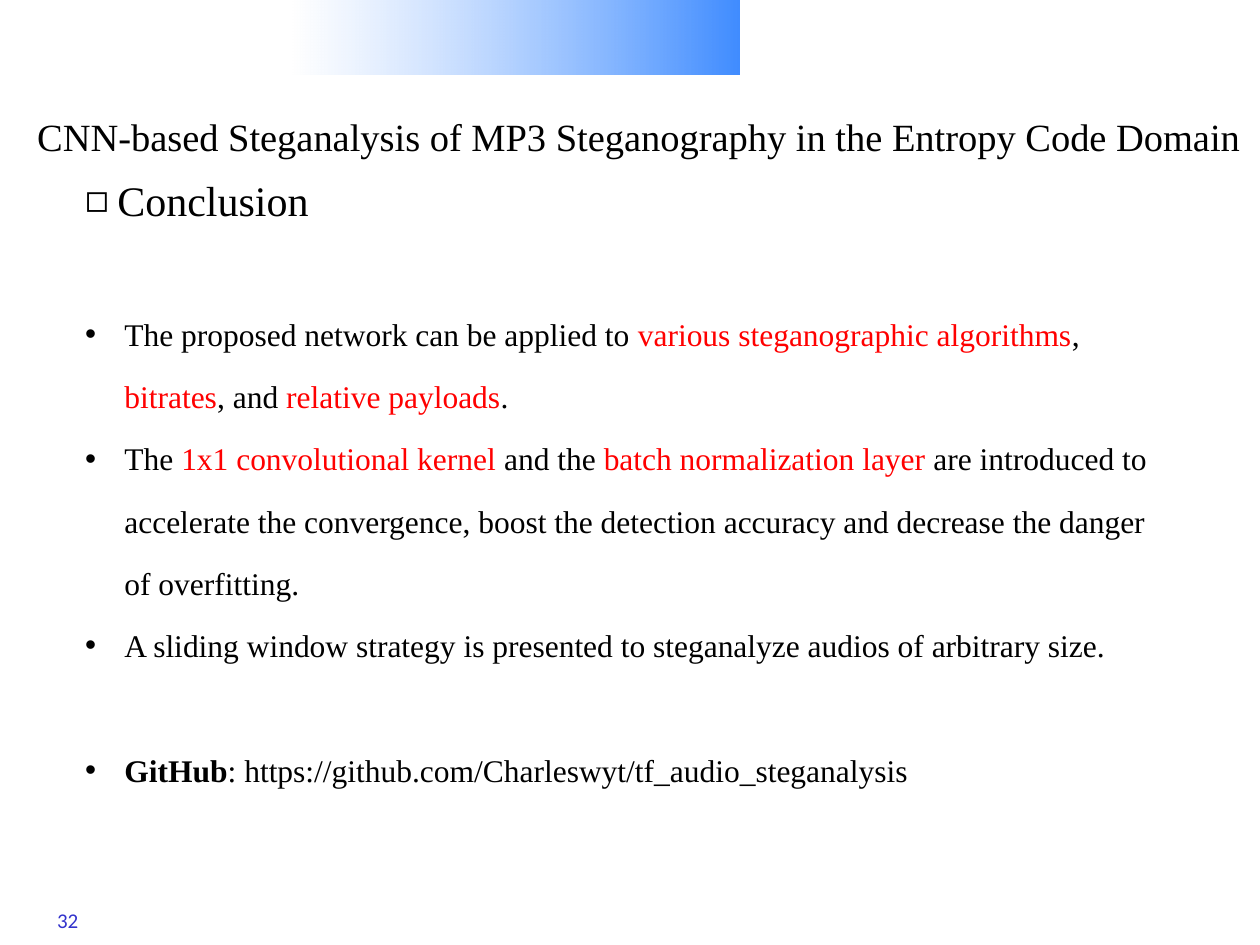
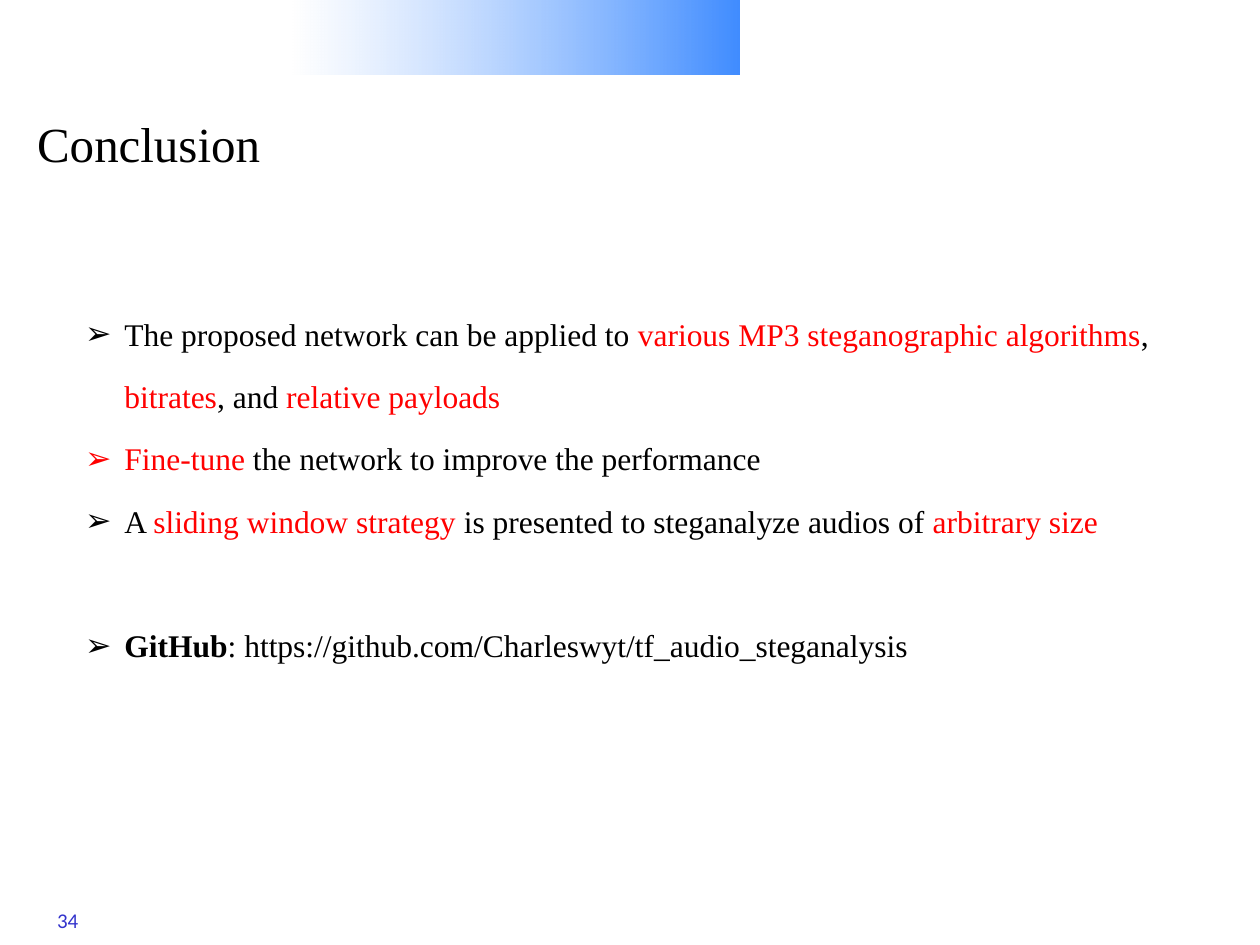
Before and after one commit to Charleswyt/tf_audio_steganalysis, a slide deck: slide 34 of CNN-based Steganalysis of MP3 Steganography in the Entropy Code Domain.pptx (slide 32 before the commit). Drawn at 1260x945 pixels with LibreOffice and Linux fonts; fonts in the diff are those of the drawing; background and template pictures are left out. Boxes give left, top, right and bottom in pixels: in the first picture for what was removed or moved away, otherwise in the second. Text is boxed around its words. In the diff, an @@ line names an element or a change of style, - is before the commit and + after.

Commit message:
update presentation

```diff
--- a/CNN-based Steganalysis of MP3 Steganography in the Entropy Code Domain.pptx
+++ b/CNN-based Steganalysis of MP3 Steganography in the Entropy Code Domain.pptx
@@ text "Conclusion": place and size @@
-text "Conclusion" at [117,187,308,217]
+text "Conclusion" at [37,128,260,163]
@@ text "Conclusion" at [37,128,260,163]: size 24 to 28 pt; bullet ◻ to none @@
@@ title removed at [37,124,1240,160] @@
-CNN-based Steganalysis of MP3 Steganography in the Entropy Code Domain
@@ text at [124,324,1149,539]: text changed @@
-• The proposed network can be applied to various steganographic algorithms, bitrates, and relative payloads.
-• The 1x1 convolutional kernel and the batch normalization layer are introduced to accelerate the convergence, boost the detection accuracy and decrease the danger of overfitting.
-• A sliding window strategy is presented to steganalyze audios of arbitrary size.
+➢ The proposed network can be applied to various MP3 steganographic algorithms, bitrates, and relative payloads
+➢ Fine-tune the network to improve the performance
+➢ A sliding window strategy is presented to steganalyze audios of arbitrary size
@@ text at [124,635,907,664]: bullet • to ➢ @@
@@ page number at [57,914,78,928]: text changed @@
-32
+34
```
Also in this commit, not shown: 29 other slides changed, 4 slides added, 2 slides removed.
